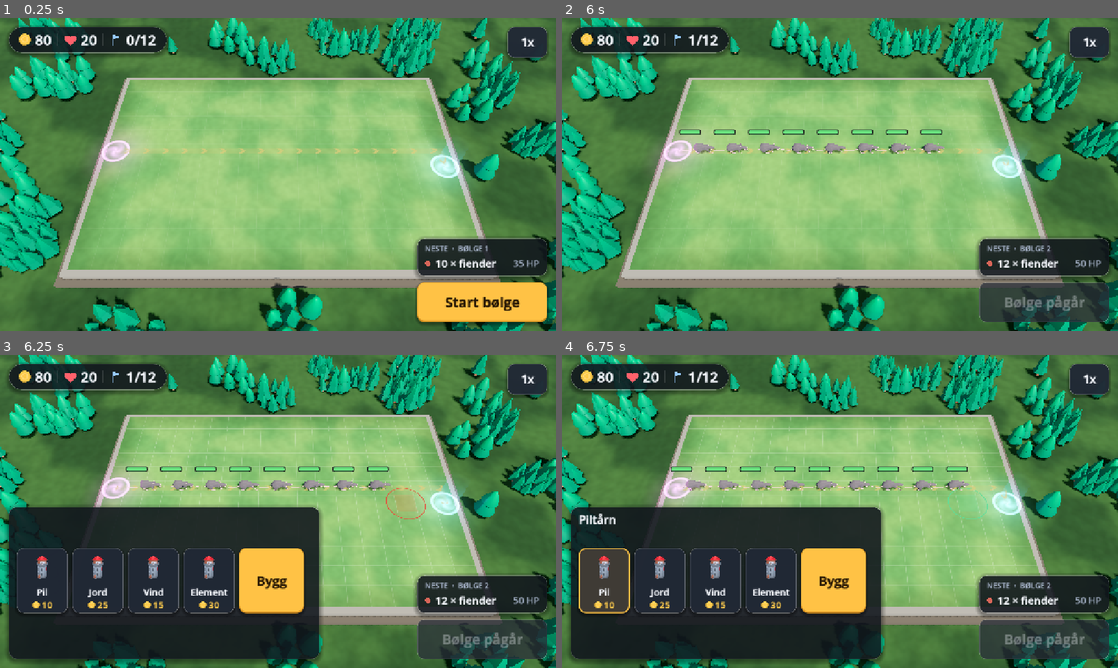
Above: before the commit, frames 1-4 (two rows, left to right).
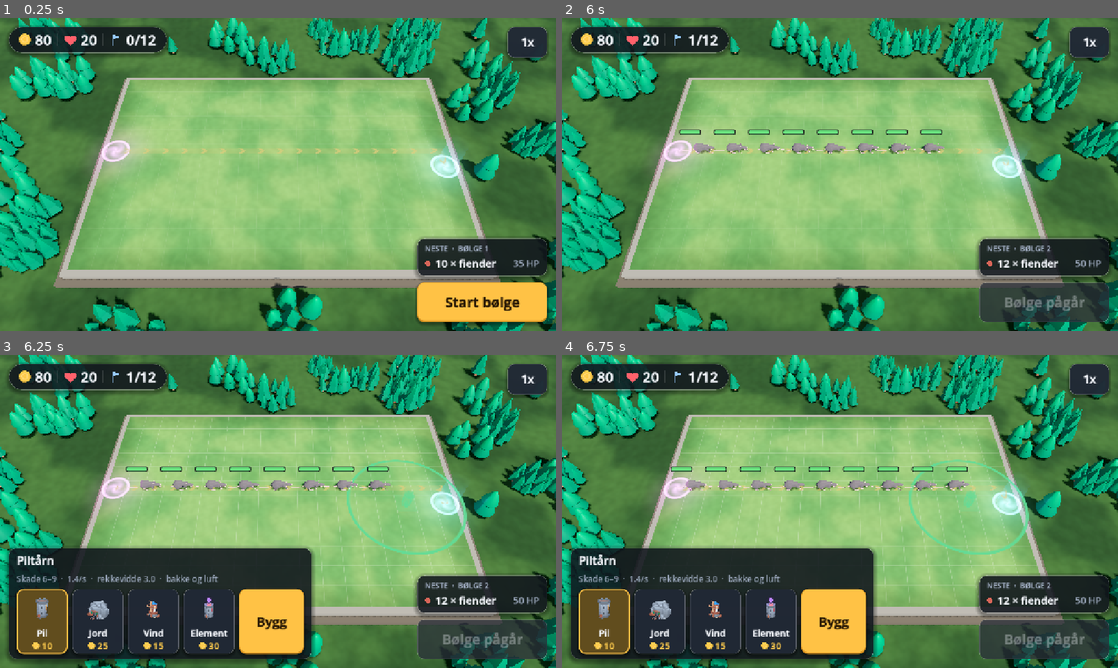
Above: after the commit, the same moments.

Repository: kristofferchr/Mazeborn-td
Game: Godot game, scene res://main.tscn
Same seed, same stepped clock (60 frames per second), same inputs: the game is played once before the commit and once after it.
Inputs (mouse positions are in pixels of both pictures, inside the frame that each line leads up to):
- Up to frame 1 (0.25 s): no input
- Up to frame 2 (6 s): click "Start bølge" at 0.5 s; click "1x" at 1.25 s; click "2x" at 2 s; click "1x" at 2.75 s; click "2x" at 3.5 s; click "1x" at 4.25 s; click "2x" at 5 s; move the mouse to (962, 158) at 5.77 s; click (962, 158) at 5.92 s
- Up to frame 3 (6.25 s): no input
- Up to frame 4 (6.75 s): click (606, 580) at 6.52 s

Frames 1-2 are identical in both runs. In frame 3, 17% of the frame differs, in the area x 1-84%, y 33-99%; in frame 4, 17%.
Error before the commit: Invalid call. Nonexistent function 'tower_level_stats' in base 'RefCounted (Game)'. (res://view/board_view.gd:132)

Commit message:
Grow towers with their level and show elements and upgrade choices
Each kind has a model per level, from a small stump, mine or windmill to
a tall tower, castle or large windmill. Elemental towers take the roof
colour of their element and carry a glowing orb. Shots, burn, stun and
lightning bolts get their own colours, and the tower panel shows the
upgrade options as cards with a thumbnail of the result.

Co-Authored-By: Claude Opus 5.5 <noreply@anthropic.com>
Claude-Session: https://claude.ai/code/session_01N2P7G3PxPiaDcM9ztRnmNf

Diff:
--- a/game/main.gd
+++ b/game/main.gd
@@ -13,7 +13,7 @@
 var hud: Hud
 var speed := 1.0
 var selected := NO_CELL
-var build_kind := "stone"  # tower kind chosen in the build menu
+var build_kind := "arrow"  # tower kind chosen in the build menu
 
 var _touches: Dictionary = {}  # index -> position
 var _tap_start := Vector2.ZERO
@@ -40,7 +40,7 @@
 	hud.start_wave_pressed.connect(func() -> void: game.start_wave())
 	hud.build_pressed.connect(func() -> void: _build_selected())
 	hud.sell_pressed.connect(_sell_selected)
-	hud.upgrade_pressed.connect(func() -> void: game.upgrade(selected))
+	hud.upgrade_pressed.connect(func(option: String) -> void: game.upgrade(selected, option))
 	hud.kind_selected.connect(func(kind: String) -> void: build_kind = kind)
 	hud.targeting_pressed.connect(_toggle_targeting)
 	hud.speed_pressed.connect(_toggle_speed)
--- a/game/tools/demo.gd
+++ b/game/tools/demo.gd
@@ -9,14 +9,27 @@
 	var game: Game = main.game
 	game.rng.seed = 1
 	game.gold = 400
-	var kinds := ["stone", "stone", "cannon", "stone", "frost", "stone", "poison", "air"]
+	var kinds := ["arrow", "arrow", "earth", "arrow", "elemental", "arrow", "wind", "elemental"]
 	var plan := MazePlan.serpentine(game.grid)
 	for i in plan.size():
 		if game.gold >= 60:
-			game.build(plan[i], kinds[i % kinds.size()] if i >= 4 else "stone")
-	for c: Vector2i in [plan[2], plan[13], plan[14]]:
-		game.upgrade(c)
-		game.upgrade(c)
+			game.build(plan[i], kinds[i % kinds.size()] if i >= 4 else "arrow")
+	# A mix of levels and elements, so every look shows up.
+	var elements := ["fire", "ice", "lightning", "nature"]
+	var k := 0
+	for cell: Vector2i in game.towers.keys():
+		var tower: Tower = game.towers[cell]
+		game.gold = 1000
+		if tower.kind == "elemental":
+			game.upgrade(cell, elements[k % elements.size()])
+			if k % 2 == 0:
+				game.upgrade(cell)
+		elif k % 3 == 1:
+			game.upgrade(cell)
+		elif k % 5 == 2:
+			game.upgrade(cell)
+			game.upgrade(cell)
+		k += 1
 	game.gold = 150
 	for i in 5:
 		game.start_wave()
--- a/game/view/board_view.gd
+++ b/game/view/board_view.gd
@@ -4,20 +4,50 @@
 ## Cell (x, y) is drawn at world (x + 0.5, 0, y + 0.5). Models: see CREDITS.md.
 
 const TOWER_COLORS := {
-	"stone": Color(0.62, 0.58, 0.52),
-	"cannon": Color(0.42, 0.36, 0.3),
-	"frost": Color(0.55, 0.8, 0.95),
-	"poison": Color(0.35, 0.75, 0.25),
-	"air": Color(0.95, 0.78, 0.3),
+	"arrow": Color(0.95, 0.75, 0.3),
+	"earth": Color(0.55, 0.45, 0.32),
+	"wind": Color(0.75, 0.9, 1.0),
+	"elemental": Color(0.7, 0.45, 1.0),
+}
+const ELEMENT_COLORS := {
+	"": Color(0.7, 0.45, 1.0),
+	"fire": Color(1.0, 0.45, 0.15),
+	"ice": Color(0.55, 0.85, 1.0),
+	"lightning": Color(1.0, 0.92, 0.35),
+	"nature": Color(0.45, 0.9, 0.35),
+}
+## KayKit colour variant per element (the roofs).
+const ELEMENT_VARIANTS := {
+	"": "red", "fire": "red", "ice": "blue", "lightning": "yellow", "nature": "green"
 }
 const MEDIEVAL := "res://assets/kaykit_medieval/"
-## Tower model per kind: KayKit file, scale (fits one cell) and where shots start.
-const TOWER_MODELS := {
-	"stone": {"file": "building_tower_A_red.gltf", "scale": 0.82, "top": 1.7},
-	"cannon": {"file": "building_tower_catapult_yellow.gltf", "scale": 0.73, "top": 1.3},
-	"frost": {"file": "building_tower_B_blue.gltf", "scale": 0.69, "top": 1.6},
-	"poison": {"file": "building_tower_B_green.gltf", "scale": 0.69, "top": 1.6},
-	"air": {"file": "building_archeryrange_yellow.gltf", "scale": 0.57, "top": 1.0},
+## Model and scale per kind and level: towers start small and grow.
+## "%s" is the element's colour variant (Elemental).
+const TOWER_ART := {
+	"arrow":
+	[
+		["building_tower_base_yellow", 0.5],
+		["building_tower_A_yellow", 0.62],
+		["building_tower_B_yellow", 0.74],
+	],
+	"earth":
+	[
+		["building_mine_green", 0.42],
+		["building_tower_catapult_green", 0.62],
+		["building_castle_green", 0.46],
+	],
+	"wind":
+	[
+		["building_windmill_blue", 0.5],
+		["building_windmill_blue", 0.68],
+		["building_windmill_blue", 0.86],
+	],
+	"elemental":
+	[
+		["building_tower_base_red", 0.5],
+		["building_tower_A_%s", 0.62],
+		["building_tower_B_%s", 0.74],
+	],
 }
 const CANNON_BALL := "res://assets/kaykit_medieval/projectile_catapult.gltf"
 const TREE_MODELS := [
@@ -30,6 +60,8 @@
 const BASE_SPEED := 1.7  # creep speed (cells/s) that plays the walk animation at 1x
 const DEATH_TIME := 1.0  # seconds the death animation plays before the body sinks
 const POISON_TINT := Color(0.3, 0.9, 0.2, 0.45)
+const BURN_TINT := Color(1.0, 0.45, 0.1, 0.5)
+const STUN_TINT := Color(1.0, 1.0, 0.7, 0.6)
 const SLOW_TINT := Color(0.5, 0.8, 1.0, 0.5)
 const FLY_HEIGHT := 1.1
 const OK_COLOR := Color(0.35, 1.0, 0.55)
@@ -47,6 +79,7 @@
 var _path: MeshInstance3D
 var _ground: ShaderMaterial
 var _ghosts: Dictionary = {}  # kind -> translucent preview model
+var _tops: Dictionary = {}  # model file -> height of the model at scale 1
 var _ghost_ok := {}  # kind -> last preview colour state
 var _cell: MeshInstance3D
 var _ring: MeshInstance3D
@@ -99,6 +132,7 @@
 	game.tower_sold.connect(_on_tower_sold)
 	game.tower_fired.connect(_on_tower_fired)
 	game.projectile_hit.connect(_on_projectile_hit)
+	game.chain_hit.connect(_on_chain_hit)
 	game.creep_spawned.connect(_on_creep_spawned)
 	game.creep_killed.connect(_on_creep_removed.bind(true))
 	game.creep_leaked.connect(_on_creep_removed.bind(false))
@@ -129,7 +163,7 @@
 	(_ring.material_override as ShaderMaterial).set_shader_parameter("color", color)
 	_cell.position = cell_pos(cell, 0.03)
 	_ring.position = cell_pos(cell, 0.025)
-	var r := tower.attack_range() if tower else float(game.tower_level_stats(build_kind).range)
+	var r := tower.attack_range() if tower else float(game.tower_base_stats(build_kind).range)
 	_ring.scale = Vector3(r, 1.0, r)
 	if tower == null:
 		var ghost := _ghost(build_kind)
@@ -177,8 +211,12 @@
 ## Overlay tint: blue while slowed, green while poisoned, none otherwise.
 func _tint(node: Node3D, creep: Creep) -> void:
 	var tint := Color(0, 0, 0, 0)
-	if creep.slow > 0.0:
+	if creep.stun_time > 0.0:
+		tint = STUN_TINT
+	elif creep.slow > 0.0:
 		tint = SLOW_TINT
+	elif creep.burn_time > 0.0:
+		tint = BURN_TINT
 	elif not creep.poison.is_empty():
 		tint = POISON_TINT
 	if tint == node.get_meta("tint", Color(0, 0, 0, 0)):
@@ -375,29 +413,65 @@
 	create_tween().tween_property(root, "scale", full, 0.2)
 
 
-## The KayKit model of a tower kind at the origin (also used for the build
-## preview and the HUD thumbnails).
-func tower_preview(kind: String) -> Node3D:
+## Tower model at the origin for a kind, level and element (also used for the
+## build preview and the HUD thumbnails). Meta "top" is where shots start.
+func tower_preview(kind: String, level := 0, element := "") -> Node3D:
+	var levels: Array = TOWER_ART.get(kind, TOWER_ART.arrow)
+	var art: Array = levels[clampi(level, 0, levels.size() - 1)]
+	var file := str(art[0])
+	if "%s" in file:
+		file = file % ELEMENT_VARIANTS.get(element, "red")
 	var root := Node3D.new()
-	var def: Dictionary = TOWER_MODELS.get(kind, TOWER_MODELS.stone)
-	var model := _scene(MEDIEVAL + str(def.file)).instantiate() as Node3D
-	model.scale = Vector3.ONE * float(def.scale)
+	var model := _scene(MEDIEVAL + file + ".gltf").instantiate() as Node3D
+	model.scale = Vector3.ONE * float(art[1])
 	root.add_child(model)
-	root.set_meta("top", float(def.top))
+	var top := _model_top(file, model) * float(art[1])
+	if kind == "elemental":
+		_orb(root, element, top, level)
+		top += 0.3
+	root.set_meta("top", top)
 	return root
 
 
-## Tower model with gold rings at the base for the level.
+## Height of a model (cached per file).
+func _model_top(file: String, model: Node3D) -> float:
+	if not _tops.has(file):
+		var top := 0.0
+		for mi: MeshInstance3D in model.find_children("*", "MeshInstance3D", true, false):
+			var box := mi.transform * mi.get_aabb()
+			var p: Node = mi.get_parent()
+			while p and p != model:
+				box = (p as Node3D).transform * box if p is Node3D else box
+				p = p.get_parent()
+			top = maxf(top, box.end.y)
+		_tops[file] = top
+	return _tops[file]
+
+
+## Glowing element orb floating above an Elemental tower, bobbing gently.
+func _orb(root: Node3D, element: String, top: float, level: int) -> void:
+	var color: Color = ELEMENT_COLORS.get(element, ELEMENT_COLORS[""])
+	var orb := _mesh(_sphere(0.12 + 0.04 * level), color.lightened(0.2), true)
+	orb.cast_shadow = GeometryInstance3D.SHADOW_CASTING_SETTING_OFF
+	var halo := _mesh(_sphere(0.22 + 0.06 * level), Color(color, 0.3), true)
+	halo.cast_shadow = GeometryInstance3D.SHADOW_CASTING_SETTING_OFF
+	orb.add_child(halo)
+	orb.position.y = top + 0.22
+	root.add_child(orb)
+	var tw := orb.create_tween().set_loops()
+	tw.tween_property(orb, "position:y", top + 0.32, 0.9).set_trans(Tween.TRANS_SINE)
+	tw.tween_property(orb, "position:y", top + 0.22, 0.9).set_trans(Tween.TRANS_SINE)
+	var light := OmniLight3D.new()
+	light.light_color = color
+	light.light_energy = 0.6 + 0.3 * level
+	light.omni_range = 1.6
+	orb.add_child(light)
+
+
+## Tower model on its cell; the model itself shows the level.
 func _tower_model(tower: Tower) -> Node3D:
-	var root := tower_preview(tower.kind)
+	var root := tower_preview(tower.kind, tower.level, tower.element())
 	root.position = cell_pos(tower.cell)
-	var def: Dictionary = TOWER_MODELS.get(tower.kind, TOWER_MODELS.stone)
-
-	for i in tower.level:
-		var ring := _part(root, _torus(0.5, 0.57), Color(1.0, 0.8, 0.25))
-		ring.position.y = 0.12 + i * 0.14
-	root.set_meta("top", float(def.top))
-	root.scale = Vector3.ONE * (1.0 + 0.08 * tower.level)
 	return root
 
 
@@ -416,7 +490,7 @@
 
 
 ## A short recoil on the tower. Shots with flight time are drawn from
-## game.projectiles; instant hits get a quick bolt.
+## game.projectiles; instant hits (lightning) get a bolt from the tower top.
 func _on_tower_fired(tower: Tower, creep: Creep, _damage: int) -> void:
 	var node_t: Node3D = _towers.get(tower.cell)
 	if node_t:
@@ -426,12 +500,7 @@
 		tw.tween_property(node_t, "scale", base, 0.1)
 	if tower.stats().has("projectile_speed"):
 		return
-	var bolt := _mesh(_sphere(0.1), tower_color(tower.kind).lightened(0.3), true)
-	bolt.position = cell_pos(tower.cell, _tower_top(tower.cell))
-	add_child(bolt)
-	var tw2 := create_tween()
-	tw2.tween_property(bolt, "position", _hit_point(creep), 0.1)
-	tw2.tween_callback(bolt.queue_free)
+	_bolt(cell_pos(tower.cell, _tower_top(tower.cell)), _hit_point(creep), creep.id)
 	_flash(creep)
 
 
@@ -474,7 +543,8 @@
 		var f := clampf(done / (done + left + 0.0001), 0.0, 1.0)
 		var h0: float = node.get_meta("h0")
 		var h1 := creep_top(p.target) * 0.5 + (FLY_HEIGHT if p.target.flying else 0.0)
-		var arc := (0.35 if p.kind == "cannon" else 0.1) * (done + left) * sin(PI * f)
+		var high := p.kind == "earth" or p.stats.has("splash_radius")
+		var arc := (0.35 if high else 0.1) * (done + left) * sin(PI * f)
 		node.position = Vector3(pos.x, lerpf(h0, h1, f) + arc, pos.y)
 	for id: int in _projectiles.keys():
 		if not alive.has(id):
@@ -484,19 +554,63 @@
 
 func _projectile_node(p: Projectile) -> Node3D:
 	var node: Node3D
-	if p.kind == "cannon":
+	if p.kind == "earth" or p.element == "fire" and p.stats.has("splash_radius"):
 		node = _scene(CANNON_BALL).instantiate() as Node3D
+		if p.element == "fire":
+			node.add_child(_glow(ELEMENT_COLORS.fire, 0.25))
 	else:
-		var color := tower_color(p.kind)
-		var glow := _mesh(_sphere(0.09), color.lightened(0.45), true)
-		glow.cast_shadow = GeometryInstance3D.SHADOW_CASTING_SETTING_OFF
-		var halo := _mesh(_sphere(0.18), Color(color.lightened(0.3), 0.35), true)
-		halo.cast_shadow = GeometryInstance3D.SHADOW_CASTING_SETTING_OFF
-		glow.add_child(halo)
-		node = glow
+		node = _glow(shot_color(p.kind, p.element), 0.1)
 	node.set_meta("start", p.pos)
 	node.set_meta("h0", _tower_top(Vector2i(floori(p.pos.x), floori(p.pos.y))))
 	return node
+
+
+## Colour of a tower's shots: the element's colour, or the kind's.
+static func shot_color(kind: String, element: String) -> Color:
+	if kind == "elemental":
+		return ELEMENT_COLORS.get(element, ELEMENT_COLORS[""])
+	return tower_color(kind)
+
+
+func _glow(color: Color, radius: float) -> MeshInstance3D:
+	var glow := _mesh(_sphere(radius * 0.9), color.lightened(0.45), true)
+	glow.cast_shadow = GeometryInstance3D.SHADOW_CASTING_SETTING_OFF
+	var halo := _mesh(_sphere(radius * 1.9), Color(color.lightened(0.3), 0.35), true)
+	halo.cast_shadow = GeometryInstance3D.SHADOW_CASTING_SETTING_OFF
+	glow.add_child(halo)
+	return glow
+
+
+func _on_chain_hit(from: Vector2, creep: Creep) -> void:
+	_bolt(Vector3(from.x, 0.5, from.y), _hit_point(creep), creep.id)
+	_flash(creep)
+
+
+## Jagged bolt of lightning between two points, gone after a moment.
+func _bolt(a: Vector3, b: Vector3, salt: int) -> void:
+	var mesh := ImmediateMesh.new()
+	mesh.surface_begin(Mesh.PRIMITIVE_LINE_STRIP)
+	var rng := RandomNumberGenerator.new()
+	rng.seed = salt * 7919 + game.ticks
+	for i in 7:
+		var f := i / 6.0
+		var jitter := Vector3.ZERO
+		if i > 0 and i < 6:
+			jitter = Vector3(
+				rng.randf_range(-0.15, 0.15),
+				rng.randf_range(-0.1, 0.1),
+				rng.randf_range(-0.15, 0.15)
+			)
+		mesh.surface_add_vertex(a.lerp(b, f) + jitter)
+	mesh.surface_end()
+	var bolt := MeshInstance3D.new()
+	bolt.mesh = mesh
+	bolt.material_override = mat(ELEMENT_COLORS.lightning.lightened(0.3), true)
+	bolt.cast_shadow = GeometryInstance3D.SHADOW_CASTING_SETTING_OFF
+	add_child(bolt)
+	var tw := create_tween()
+	tw.tween_interval(0.12)
+	tw.tween_callback(bolt.queue_free)
 
 
 func _on_projectile_hit(p: Projectile, creep: Creep) -> void:
--- a/game/view/hud.gd
+++ b/game/view/hud.gd
@@ -7,7 +7,7 @@
 signal start_wave_pressed
 signal build_pressed
 signal kind_selected(kind: String)
-signal upgrade_pressed
+signal upgrade_pressed(option: String)
 signal sell_pressed
 signal targeting_pressed
 signal speed_pressed
@@ -55,7 +55,8 @@
 var _tower_row: HBoxContainer
 var _tower_thumb: TextureRect
 var _pips: HBoxContainer
-var _upgrade: Button
+var _upgrades: HBoxContainer  # one card per upgrade option
+var _upgrades_key := ""  # tower and node the cards were made for
 var _targeting: Button
 var _sell: Button
 var _end: Control
@@ -64,9 +65,8 @@
 var _end_stats: Label
 var _bars: Control
 var _floaters: Control
-var _thumbs: Dictionary = {}  # kind -> ViewportTexture
-var _thumb_views: Array[SubViewport] = []
-var _thumb_frames := 0
+var _thumbs: Dictionary = {}  # "kind:level:element" -> ViewportTexture
+var _thumb_life: Dictionary = {}  # SubViewport -> frames left to render
 var _ui: Array[Control] = []  # controls that swallow taps
 
 
@@ -74,7 +74,6 @@
 	game = p_game
 	board = p_board
 	camera = p_camera
-	_make_thumbnails()
 	_build()
 	game.game_over.connect(_on_game_over)
 	game.creep_killed.connect(_on_creep_killed)
@@ -105,7 +104,7 @@
 	_pips.visible = tower != null
 	if tower == null:
 		_info_title.text = game.tower_name(build_kind)
-		_info_stats.text = _describe(build_kind, game.tower_level_stats(build_kind))
+		_info_stats.text = _describe(build_kind, game.tower_base_stats(build_kind))
 		for kind: String in _kind_cards:
 			var card: Button = _kind_cards[kind]
 			card.button_pressed = kind == build_kind
@@ -117,19 +116,14 @@
 	else:
 		_info_title.text = tower.display_name()
 		_info_stats.text = _describe(tower.kind, tower.stats())
-		_tower_thumb.texture = _thumbs.get(tower.kind)
+		_tower_thumb.texture = _thumb(tower.kind, tower.level, tower.element())
 		for i in _pips.get_child_count():
 			var pip := _pips.get_child(i) as Panel
 			pip.visible = i <= tower.max_level()
 			(pip.get_theme_stylebox("panel") as StyleBoxFlat).bg_color = (
 				UiStyle.ACCENT if i <= tower.level else Color(1, 1, 1, 0.15)
 			)
-		if tower.can_upgrade():
-			_upgrade.text = "Oppgrader  %d" % tower.upgrade_cost()
-			_upgrade.disabled = not game.can_upgrade(cell)
-		else:
-			_upgrade.text = "Maks nivå"
-			_upgrade.disabled = true
+		_update_upgrades(cell, tower)
 		_sell.text = "Selg  +%d" % game.refund_for(tower)
 		_sell.disabled = game.is_over()
 		_targeting.text = "Først" if tower.targeting == Tower.Targeting.FIRST else "Nærmest"
@@ -156,12 +150,86 @@
 	_update_next_wave()
 	_bars.queue_redraw()
 	# Thumbnails render for a few frames, then their viewports stop updating.
-	if _thumb_frames >= 0:
-		_thumb_frames += 1
-		if _thumb_frames > 8:
-			for v in _thumb_views:
-				v.render_target_update_mode = SubViewport.UPDATE_DISABLED
-			_thumb_frames = -1
+	for view: SubViewport in _thumb_life.keys():
+		_thumb_life[view] -= 1
+		if _thumb_life[view] <= 0:
+			view.render_target_update_mode = SubViewport.UPDATE_DISABLED
+			_thumb_life.erase(view)
+
+
+## Cards for the upgrades of the selected tower: rebuilt when the tower or its
+## node changes, enabled while the player can pay.
+func _update_upgrades(cell: Vector2i, tower: Tower) -> void:
+	var key := "%s:%s" % [cell, tower.node_id]
+	if key != _upgrades_key:
+		_upgrades_key = key
+		for child in _upgrades.get_children():
+			_upgrades.remove_child(child)
+			child.queue_free()
+		var options := tower.upgrade_options()
+		for option in options:
+			_upgrades.add_child(_upgrade_card(tower, option))
+		if options.is_empty():
+			var done := UiStyle.label("Maks nivå", 22, UiStyle.MUTED, true)
+			done.custom_minimum_size = Vector2(150, 0)
+			done.horizontal_alignment = HORIZONTAL_ALIGNMENT_CENTER
+			done.vertical_alignment = VERTICAL_ALIGNMENT_CENTER
+			done.size_flags_vertical = Control.SIZE_EXPAND_FILL
+			_upgrades.add_child(done)
+	for card in _upgrades.get_children():
+		if card is Button:
+			var option: String = card.get_meta("option")
+			var ok := game.can_upgrade(cell, option)
+			card.disabled = not ok
+			card.modulate = Color.WHITE if ok else Color(1, 1, 1, 0.55)
+
+
+func _upgrade_card(tower: Tower, option: String) -> Button:
+	var node := tower.node(option)
+	var card := Button.new()
+	card.focus_mode = Control.FOCUS_NONE
+	card.custom_minimum_size = Vector2(132, 164)
+	card.set_meta("option", option)
+	var normal := UiStyle.button_box("secondary", "normal")
+	var element := str(node.get("element", ""))
+	if element != "":
+		normal.border_color = Color(BoardView.ELEMENT_COLORS[element], 0.8)
+		normal.set_border_width_all(2)
+	card.add_theme_stylebox_override("normal", normal)
+	card.add_theme_stylebox_override("disabled", normal)
+	card.pressed.connect(func() -> void: upgrade_pressed.emit(option))
+	var box := VBoxContainer.new()
+	box.set_anchors_preset(Control.PRESET_FULL_RECT)
+	box.add_theme_constant_override("separation", 0)
+	box.alignment = BoxContainer.ALIGNMENT_CENTER
+	box.mouse_filter = Control.MOUSE_FILTER_IGNORE
+	card.add_child(box)
+	var thumb := TextureRect.new()
+	thumb.texture = _thumb(tower.kind, tower.level + 1, element)
+	thumb.custom_minimum_size = Vector2(0, 54)
+	thumb.expand_mode = TextureRect.EXPAND_IGNORE_SIZE
+	thumb.stretch_mode = TextureRect.STRETCH_KEEP_ASPECT_CENTERED
+	thumb.mouse_filter = Control.MOUSE_FILTER_IGNORE
+	box.add_child(thumb)
+	var title := str(node.get("name", option))
+	if element == "" and title == tower.display_name():
+		title = "Nivå %d" % (tower.level + 2)
+	var name_label := UiStyle.label(title, 20, UiStyle.TEXT, true)
+	name_label.horizontal_alignment = HORIZONTAL_ALIGNMENT_CENTER
+	box.add_child(name_label)
+	var desc := UiStyle.label(str(node.get("desc", "")), 14, UiStyle.MUTED)
+	desc.horizontal_alignment = HORIZONTAL_ALIGNMENT_CENTER
+	desc.autowrap_mode = TextServer.AUTOWRAP_WORD_SMART
+	desc.custom_minimum_size = Vector2(120, 0)
+	box.add_child(desc)
+	var price_row := HBoxContainer.new()
+	price_row.alignment = BoxContainer.ALIGNMENT_CENTER
+	price_row.add_theme_constant_override("separation", 4)
+	price_row.mouse_filter = Control.MOUSE_FILTER_IGNORE
+	price_row.add_child(UiIcon.make("coin", UiStyle.GOLD, 16))
+	price_row.add_child(UiStyle.label(str(int(node.cost)), 18, UiStyle.GOLD, true))
+	box.add_child(price_row)
+	return card
 
 
 ## One line of stats and effects for a tower kind at some level.
@@ -176,7 +244,20 @@
 	if s.has("slow"):
 		parts.append("sakker ned %d %%" % roundi(float(s.slow) * 100.0))
 	if s.has("poison_dps"):
-		parts.append("gift %d/s ×%d" % [int(s.poison_dps), int(s.get("poison_stacks", 1))])
+		var what := "brann" if str(s.get("element", "")) == "fire" else "gift"
+		parts.append("%s %d/s ×%d" % [what, int(s.poison_dps), int(s.get("poison_stacks", 1))])
+	if s.has("stun"):
+		parts.append("stun %.1fs" % float(s.stun))
+	if s.has("knockback"):
+		parts.append("skyver tilbake")
+	if s.has("air_multiplier"):
+		parts.append("×%.1f mot luft" % float(s.air_multiplier))
+	if s.has("chain"):
+		parts.append("hopper %d" % int(s.chain))
+	if s.has("multishot"):
+		parts.append("%d mål" % int(s.multishot))
+	if s.get("armor_pierce", false):
+		parts.append("gjennom rustning")
 	var targets: Array = game.tower_defs[kind].get("targets", ["ground"])
 	if "air" in targets and "ground" in targets:
 		parts.append("bakke og luft")
@@ -338,14 +419,14 @@
 	_tower_thumb.expand_mode = TextureRect.EXPAND_IGNORE_SIZE
 	_tower_thumb.stretch_mode = TextureRect.STRETCH_KEEP_ASPECT_CENTERED
 	_tower_row.add_child(_tower_thumb)
-	_upgrade = _button("Oppgrader", "primary", func() -> void: upgrade_pressed.emit())
-	_upgrade.custom_minimum_size = Vector2(250, 84)
-	_tower_row.add_child(_upgrade)
+	_upgrades = HBoxContainer.new()
+	_upgrades.add_theme_constant_override("separation", 10)
+	_tower_row.add_child(_upgrades)
 	_targeting = _button("Først", "secondary", func() -> void: targeting_pressed.emit())
-	_targeting.custom_minimum_size = Vector2(150, 84)
+	_targeting.custom_minimum_size = Vector2(130, 84)
 	_tower_row.add_child(_targeting)
 	_sell = _button("Selg", "danger", func() -> void: sell_pressed.emit())
-	_sell.custom_minimum_size = Vector2(160, 84)
+	_sell.custom_minimum_size = Vector2(140, 84)
 	_tower_row.add_child(_sell)
 	_panel.visible = false
 	_root.add_child(_panel)
@@ -373,7 +454,7 @@
 	box.mouse_filter = Control.MOUSE_FILTER_IGNORE
 	card.add_child(box)
 	var thumb := TextureRect.new()
-	thumb.texture = _thumbs.get(kind)
+	thumb.texture = _thumb(kind, 0, "")
 	thumb.custom_minimum_size = Vector2(0, 82)
 	thumb.expand_mode = TextureRect.EXPAND_IGNORE_SIZE
 	thumb.stretch_mode = TextureRect.STRETCH_KEEP_ASPECT_CENTERED
@@ -475,36 +556,38 @@
 	return b
 
 
-## Renders each tower kind into a small transparent texture for the menus.
-func _make_thumbnails() -> void:
-	for kind in game.tower_order:
-		var view := SubViewport.new()
-		view.size = Vector2i(THUMB, THUMB)
-		view.transparent_bg = true
-		view.own_world_3d = true
-		view.render_target_update_mode = SubViewport.UPDATE_ALWAYS
-		var model := board.tower_preview(kind)
-		view.add_child(model)
-		var top: float = model.get_meta("top", 1.5)
-		var look := Vector3(0, top * 0.45, 0)
-		var cam := Camera3D.new()
-		cam.fov = 30.0
-		view.add_child(cam)
-		cam.look_at_from_position(
-			look + Vector3(1.6, 1.3, 2.6).normalized() * (top * 2.6 + 1.0), look
-		)
-		var sun := DirectionalLight3D.new()
-		sun.rotation_degrees = Vector3(-45, 35, 0)
-		view.add_child(sun)
-		var env := WorldEnvironment.new()
-		env.environment = Environment.new()
-		env.environment.background_mode = Environment.BG_CLEAR_COLOR
-		env.environment.ambient_light_source = Environment.AMBIENT_SOURCE_COLOR
-		env.environment.ambient_light_color = Color(0.75, 0.78, 0.9)
-		view.add_child(env)
-		add_child(view)
-		_thumb_views.append(view)
-		_thumbs[kind] = view.get_texture()
+## A small transparent picture of a tower kind at a level and element, rendered
+## on demand for the menus and cached.
+func _thumb(kind: String, level: int, element: String) -> Texture2D:
+	var key := "%s:%d:%s" % [kind, level, element]
+	if _thumbs.has(key):
+		return _thumbs[key]
+	var view := SubViewport.new()
+	view.size = Vector2i(THUMB, THUMB)
+	view.transparent_bg = true
+	view.own_world_3d = true
+	view.render_target_update_mode = SubViewport.UPDATE_ALWAYS
+	var model := board.tower_preview(kind, level, element)
+	view.add_child(model)
+	var top: float = model.get_meta("top", 1.5)
+	var look := Vector3(0, top * 0.45, 0)
+	var cam := Camera3D.new()
+	cam.fov = 30.0
+	view.add_child(cam)
+	cam.look_at_from_position(look + Vector3(1.6, 1.3, 2.6).normalized() * (top * 2.6 + 1.0), look)
+	var sun := DirectionalLight3D.new()
+	sun.rotation_degrees = Vector3(-45, 35, 0)
+	view.add_child(sun)
+	var env := WorldEnvironment.new()
+	env.environment = Environment.new()
+	env.environment.background_mode = Environment.BG_CLEAR_COLOR
+	env.environment.ambient_light_source = Environment.AMBIENT_SOURCE_COLOR
+	env.environment.ambient_light_color = Color(0.75, 0.78, 0.9)
+	view.add_child(env)
+	add_child(view)
+	_thumb_life[view] = 8
+	_thumbs[key] = view.get_texture()
+	return _thumbs[key]
 
 
 # --- Layout and drawing --------------------------------------------------------
Binary file added: game/assets/kaykit_medieval/building_castle_green.bin
Not shown, added: game/assets/kaykit_medieval/building_castle_green.gltf
Not shown, added: game/assets/kaykit_medieval/building_castle_green.gltf.import
Binary file added: game/assets/kaykit_medieval/building_mine_green.bin
Not shown, added: game/assets/kaykit_medieval/building_mine_green.gltf
Not shown, added: game/assets/kaykit_medieval/building_mine_green.gltf.import
Binary file added: game/assets/kaykit_medieval/building_tower_A_blue.bin
Not shown, added: game/assets/kaykit_medieval/building_tower_A_blue.gltf
Not shown, added: game/assets/kaykit_medieval/building_tower_A_blue.gltf.import
Binary file added: game/assets/kaykit_medieval/building_tower_A_green.bin
Not shown, added: game/assets/kaykit_medieval/building_tower_A_green.gltf
Not shown, added: game/assets/kaykit_medieval/building_tower_A_green.gltf.import
(and 22 more such lines)
